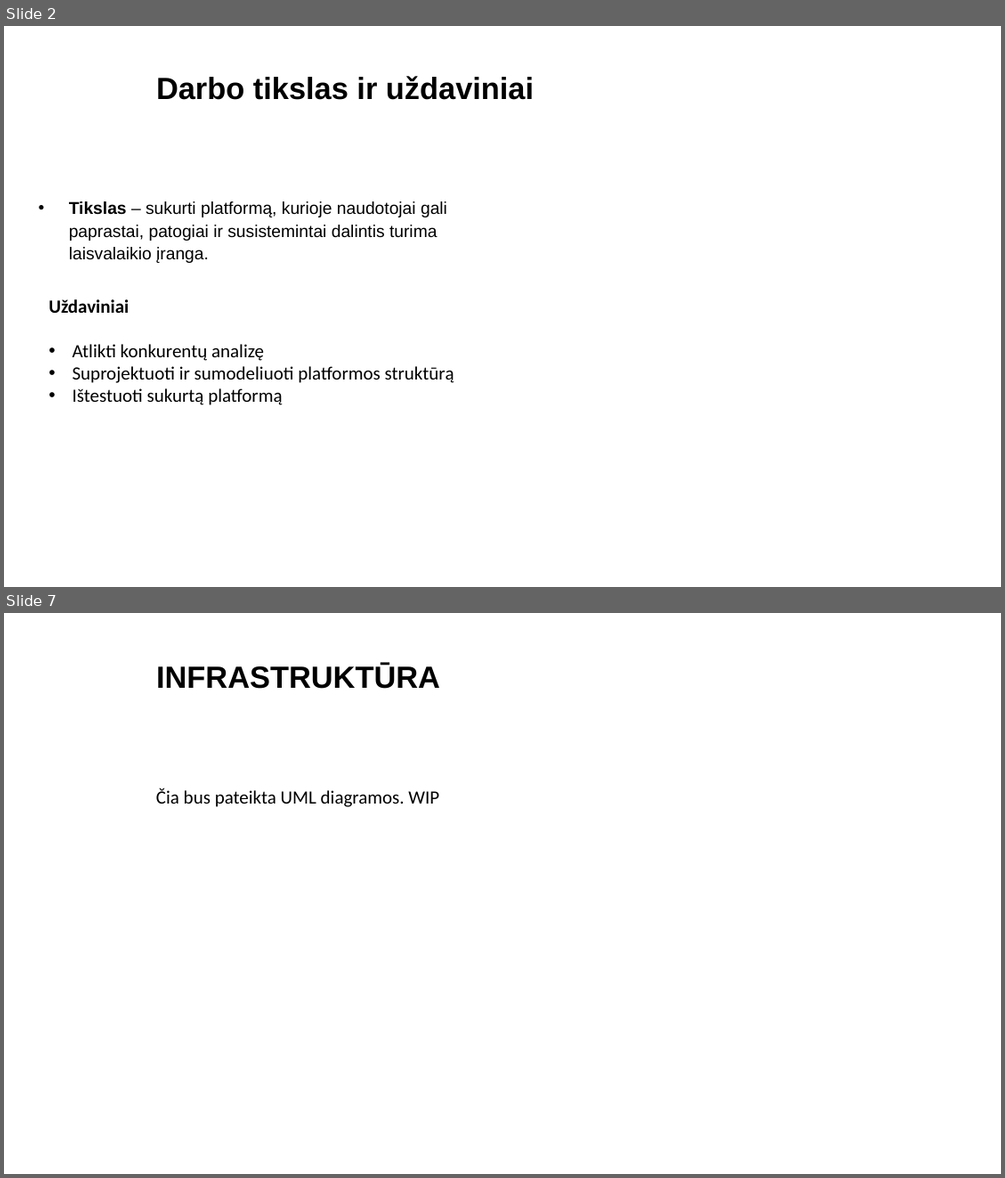
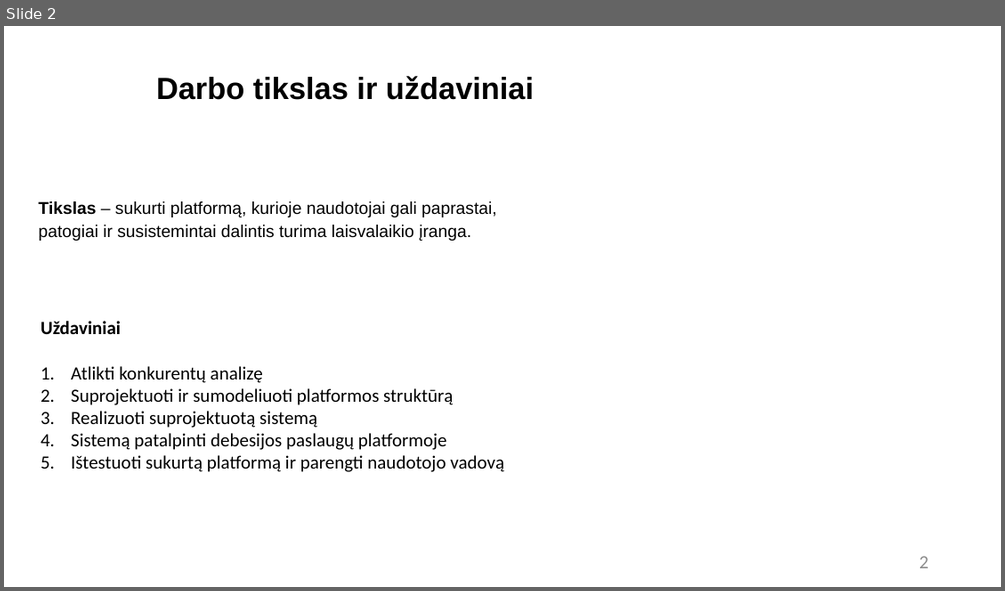
Before and after one commit to RedasNiuklys/Laisvalaikio-preki--dalinimosi-platforma, a slide deck: Office_stuff/Tarpinio Gynimo skaidrės.pptx. Shown one above the other, each under a label of ours: slides 2 and 7 before the commit, slide 2 after it; the slides between them are not shown. The pictures are 1005x1178 and 1005x591 pixels, drawn with LibreOffice and Linux fonts; fonts in the diff are those of the drawing; background and template pictures are left out. Boxes give left, top, right and bottom in pixels: in the first picture for what was removed or moved away, otherwise in the second. Text is boxed around its words. In the diff, an @@ line names an element or a change of style, - is before the commit and + after.

```diff
--- a/Office_stuff/Tarpinio Gynimo skaidrės.pptx
+++ b/Office_stuff/Tarpinio Gynimo skaidrės.pptx
@@ slide 7 removed at [4,613,1001,1174], background picture (left out) @@
@@ title removed at [156,663,440,689] @@
-INFRASTRUKTŪRA
@@ text removed at [156,788,439,807] @@
-Čia bus pateikta UML diagramos. WIP
@@ slide 2 changed as well @@
@@ text "Tikslas – sukurti platformą, kurioje ..." at [39,201,496,240]: bullet • to none @@
@@ text "Uždaviniai": place and size @@
-text "Uždaviniai" at [48,299,454,405]
+text "Uždaviniai" at [40,321,504,472]
@@ text at [71,366,453,405]: bullet • to 1. @@
@@ text at [71,410,504,472]: text changed @@
-• Ištestuoti sukurtą platformą
+3. Realizuoti suprojektuotą sistemą
+4. Sistemą patalpinti debesijos paslaugų platformoje
+5. Ištestuoti sukurtą platformą ir parengti naudotojo vadovą
@@ page number added at [919,556,929,568], 36 pt, text #8C8C8C @@
+2
```
Also in this commit, not shown: 4 other slides changed, 11 slides added, 5 other slides removed, 13 other files.
